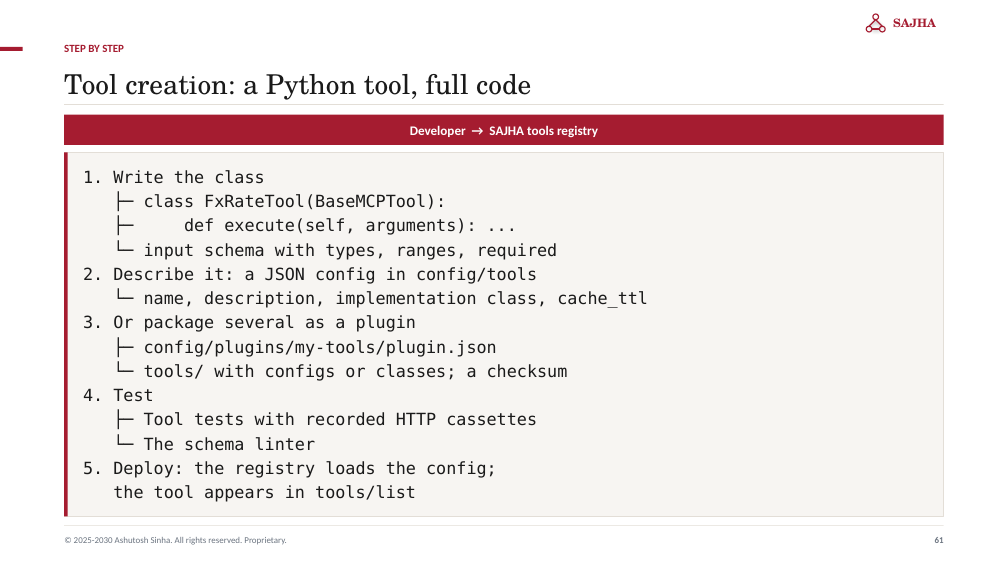
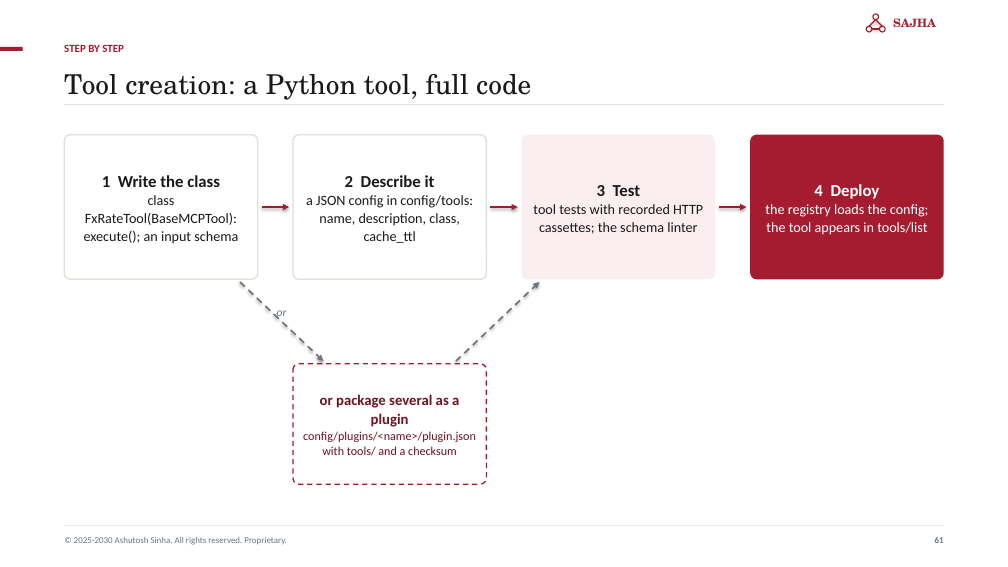
Before and after one commit to ajsinha/sajhamcpserver, a slide deck: slide 61 of docs/publications/SAJHA-MCP-Server.pptx. Drawn at 1008x567 pixels with LibreOffice and Linux fonts; fonts in the diff are those of the drawing. Boxes give left, top, right and bottom in pixels: in the first picture for what was removed or moved away, otherwise in the second. Text is boxed around its words. In the diff, an @@ line names an element or a change of style, - is before the commit and + after.

```diff
--- a/docs/publications/SAJHA-MCP-Server.pptx
+++ b/docs/publications/SAJHA-MCP-Server.pptx
@@ rectangle removed at (64, 115, 944, 145) @@
-Developer → SAJHA tools registry
@@ rounded rectangle added at (64, 135, 258, 279), fill #FFFFFF, outline #E3DED7 1.25 pt, 13.5 pt, text #1A1A1A @@
+1 Write the class
+class FxRateTool(BaseMCPTool): execute(); an input schema
@@ rounded rectangle added at (293, 135, 486, 279), fill #FFFFFF, outline #E3DED7 1.25 pt, 13.5 pt, text #1A1A1A @@
+2 Describe it
+a JSON config in config/tools: name, description, class, cache_ttl
@@ rounded rectangle added at (522, 135, 715, 279), fill #FBEEF0, 13.5 pt, text #1A1A1A @@
+3 Test
+tool tests with recorded HTTP cassettes; the schema linter
@@ rounded rectangle added at (750, 135, 944, 279), fill #A51C30, 13.5 pt, text #FFFFFF @@
+4 Deploy
+the registry loads the config; the tool appears in tools/list
@@ rectangle removed at (64, 153, 944, 516) @@
@@ rectangle removed at (64, 153, 67, 516) @@
@@ text removed at (83, 170, 648, 502) @@
-1. Write the class
-├─ class FxRateTool(BaseMCPTool):
-├─ def execute(self, arguments): ...
-└─ input schema with types, ranges, required
-2. Describe it: a JSON config in config/tools
-└─ name, description, implementation class, cache_ttl
-3. Or package several as a plugin
-├─ config/plugins/my-tools/plugin.json
-└─ tools/ with configs or classes; a checksum
-4. Test
-├─ Tool tests with recorded HTTP cassettes
-└─ The schema linter
-5. Deploy: the registry loads the config;
-the tool appears in tools/list
@@ arrow added from (262, 207) to (289, 207), #A51C30 1.6 pt @@
@@ arrow added from (490, 207) to (518, 207), #A51C30 1.6 pt @@
@@ arrow added from (719, 207) to (746, 207), #A51C30 1.6 pt @@
@@ arrow added from (240, 282) to (324, 361), #6B7480 1.6 pt dashed @@
@@ arrow added from (456, 361) to (539, 282), #6B7480 1.6 pt dashed @@
@@ text added at (277, 310, 287, 319), 11 pt, text #6B7480, italic @@
+or
@@ rounded rectangle added at (293, 364, 486, 484), fill #FFFFFF, outline #A51C30 1.25 pt dashed, 11.5 pt, text #6E1120 @@
+or package several as a plugin
+config/plugins/<name>/plugin.json with tools/ and a checksum
```
Also in this commit, not shown: 34 other slides changed, 9 other files.
